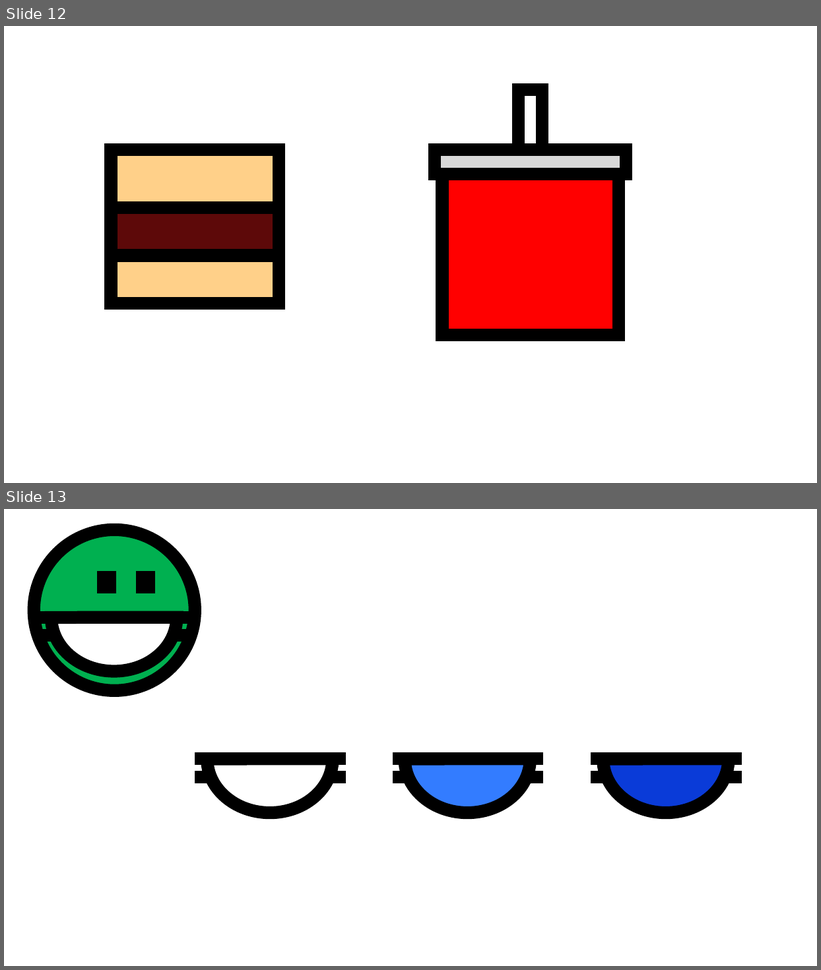
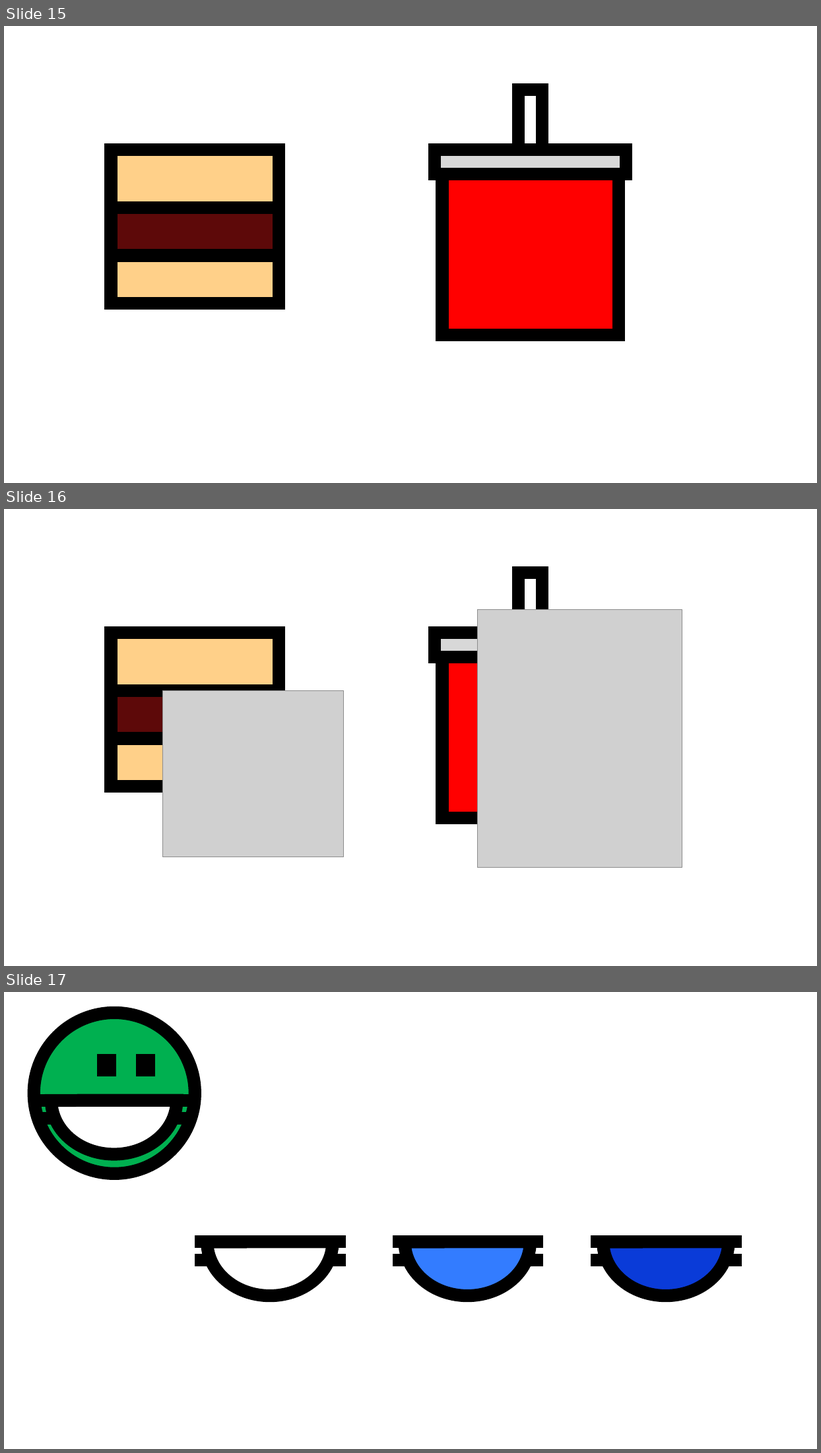
Before and after one commit to JoqTheJJ/IC-8048-Simulador_Virus, a slide deck: Documentacion/Creacion Sprites/Sprites.pptx. Shown one above the other, each under a label of ours: slides 12 and 13 before the commit, slides 15, 16 and 17 after it. The pictures are 821x970 and 821x1453 pixels, drawn with LibreOffice and Linux fonts; fonts in the diff are those of the drawing; grey boxes stand for pictures. Boxes give left, top, right and bottom in pixels: in the first picture for what was removed or moved away, otherwise in the second. Text is boxed around its words. In the diff, an @@ line names an element or a change of style, - is before the commit and + after.

```diff
--- a/Documentacion/Creacion Sprites/Sprites.pptx
+++ b/Documentacion/Creacion Sprites/Sprites.pptx
@@ slide 16 added at (4, 509, 817, 966), background #FFFFFF @@
@@ rectangle added at (519, 573, 543, 634), fill #FFFFFF, outline #000000 15 pt @@
@@ picture added at (478, 609, 682, 867) @@
@@ rectangle added at (111, 633, 279, 691), fill #FFD089, outline #000000 15 pt @@
@@ rectangle added at (435, 633, 626, 657), fill #D8D8D8, outline #000000 15 pt @@
@@ rectangle added at (443, 657, 620, 819), fill #FF0000, outline #000000 15 pt @@
@@ rectangle added at (111, 691, 279, 739), fill #5D0909, outline #000000 15 pt @@
@@ picture added at (162, 691, 343, 857) @@
@@ rectangle added at (111, 739, 279, 787), fill #FFD089, outline #000000 15 pt @@
@@ what was slide 12 is now slide 15 @@
@@ what was slide 13 is now slide 17 @@
```
Also in this commit, not shown: 1 slide changed, 4 other slides added, 7 other files.
